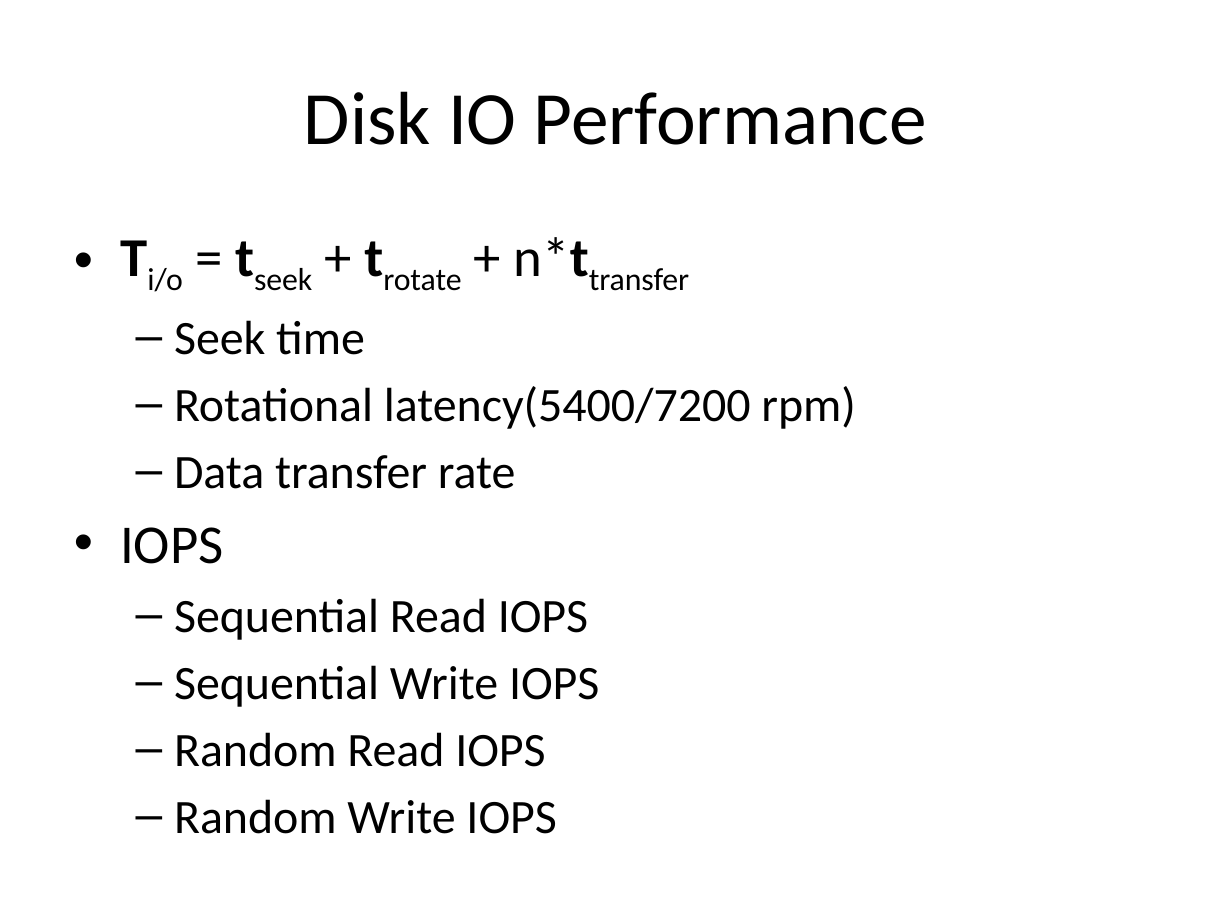
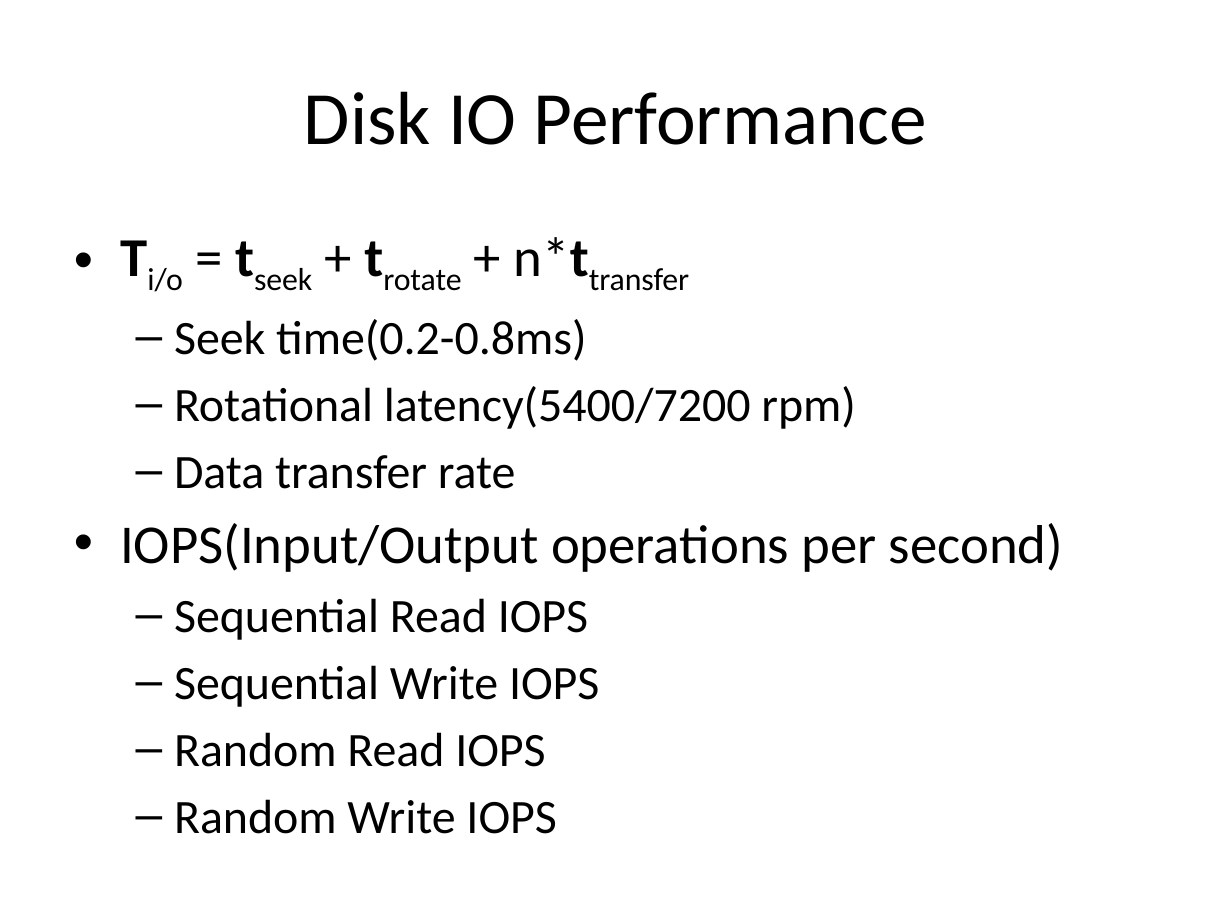
Before and after one commit to guhanjie/Knowledge-sharing, a slide deck: slide 35 of 数据存取模型.pptx (slide 34 before the commit). Drawn at 1232x924 pixels with LibreOffice and Linux fonts; fonts in the diff are those of the drawing. Boxes give left, top, right and bottom in pixels: in the first picture for what was removed or moved away, otherwise in the second. Text is boxed around its words. In the diff, an @@ line names an element or a change of style, - is before the commit and + after.

Commit message:
update for data model on memory & disk

```diff
--- a/数据存取模型.pptx
+++ b/数据存取模型.pptx
@@ text at (174, 319, 586, 361): text changed @@
-  – Seek time
+  – Seek time(0.2-0.8ms)
@@ text at (120, 523, 1063, 572): text changed @@
-• IOPS
+• IOPS(Input/Output operations per second)
```
Also in this commit, not shown: 7 other slides changed, 5 slides added.
